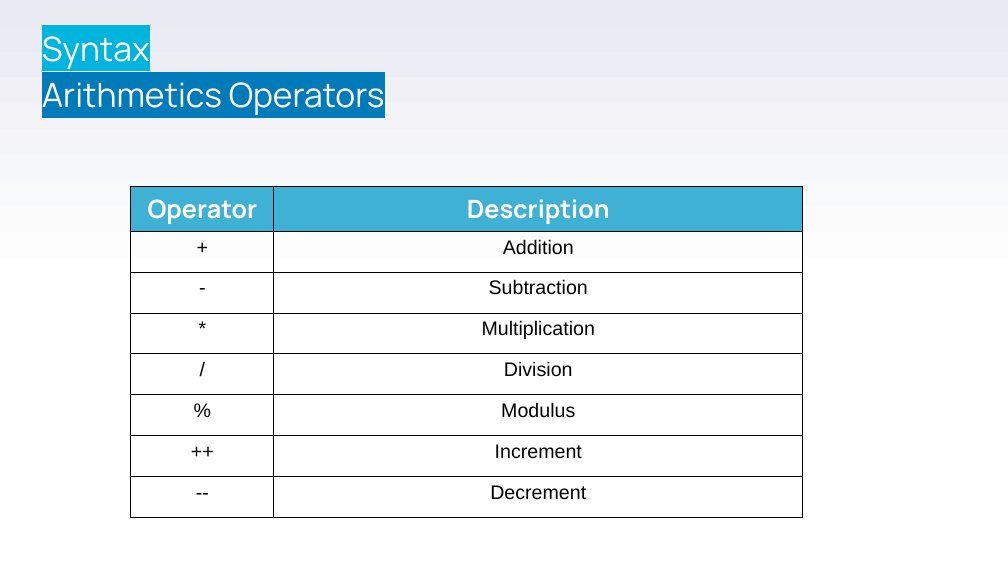
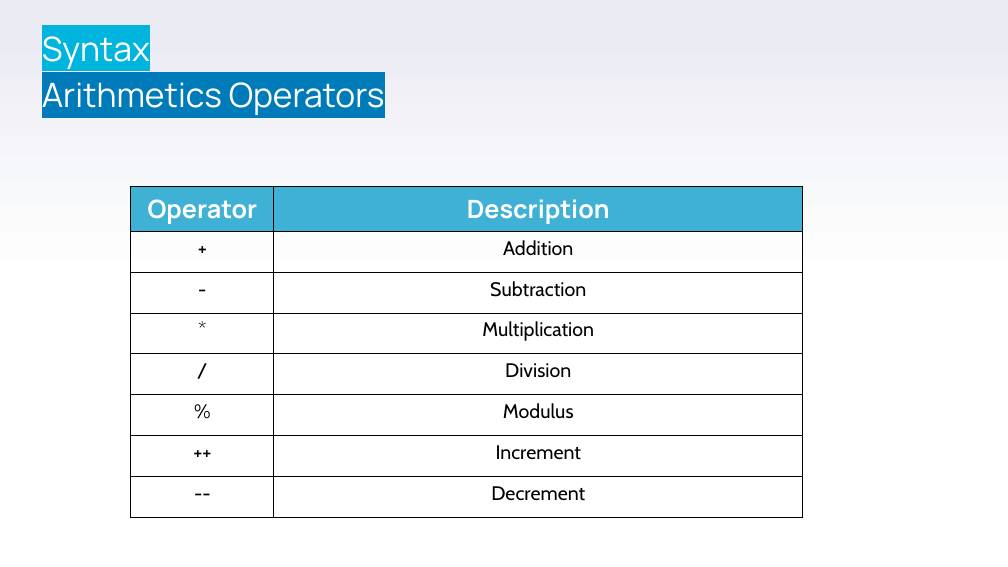
Before and after one commit to stefanofiorenza/KNITS, a slide deck: slide 8 of Programs/Trainings/01-FE/BasicJS/KNITS-Syntax.pptx. Drawn at 1008x567 pixels with LibreOffice and Linux fonts; fonts in the diff are those of the drawing; background and template pictures are left out. Boxes give left, top, right and bottom in pixels: in the first picture for what was removed or moved away, otherwise in the second. Text is boxed around its words. In the diff, an @@ line names an element or a change of style, - is before the commit and + after.

```diff
--- a/Programs/Trainings/01-FE/BasicJS/KNITS-Syntax.pptx
+++ b/Programs/Trainings/01-FE/BasicJS/KNITS-Syntax.pptx
@@ table at (131, 186, 803, 513) @@
@@ font Arial to Cabin in "+", "Addition", "-", "Subtraction" and 10 more places @@
```
Also in this commit, not shown: 2 slides added, 1 slide removed, 1 other file.
